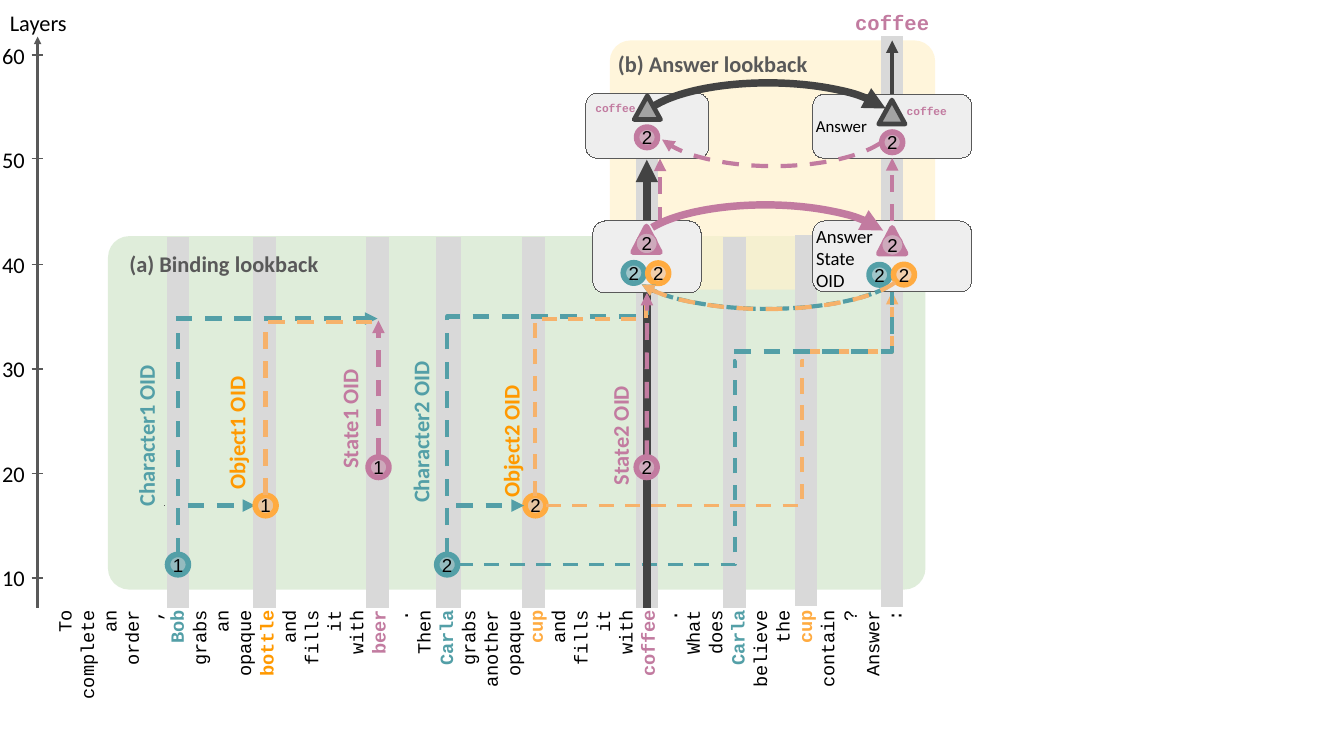
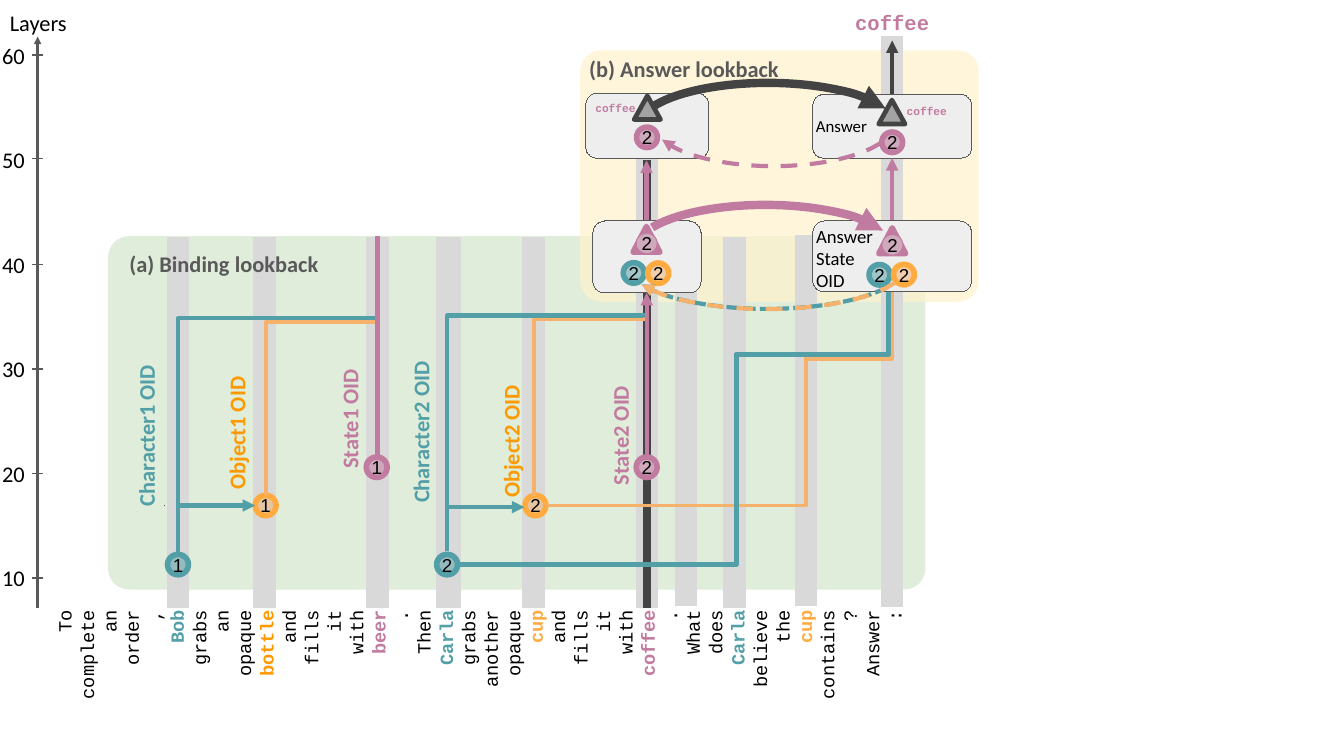
Before and after one commit to umango101/belief_tracking, a slide deck: slide 1 of plots/causal_model/High Level Causal Model.pptx (slide 4 before the commit). Drawn at 1344x756 pixels with LibreOffice and Linux fonts; fonts in the diff are those of the drawing. Boxes give left, top, right and bottom in pixels: in the first picture for what was removed or moved away, otherwise in the second. Text is boxed around its words. In the diff, an @@ line names an element or a change of style, - is before the commit and + after.

```diff
--- a/plots/causal_model/High Level Causal Model.pptx
+++ b/plots/causal_model/High Level Causal Model.pptx
@@ rounded rectangle: place and size @@
-rounded rectangle at <box>610,40,935,289</box>
+rounded rectangle at <box>581,51,978,302</box>
@@ text "(b) Answer lookback": place and size @@
-text "(b) Answer lookback" at <box>618,55,807,75</box>
+text "(b) Answer lookback" at <box>589,60,778,83</box>
@@ arc (boxed as its full ellipse) at <box>639,83,898,171</box>: outline #434343 4 pt to #434343 4.5 pt @@
@@ arrow (646, 607) - (646, 160): arrow to line; stroke #434343 4 pt to #434343 4.5 pt @@
@@ arrow moved from (660, 253) - (660, 159) to (646, 254) - (646, 160) @@
@@ arrow (646, 254) - (646, 160): stroke #C27BA0 2.25 pt dashed to #C27BA0 2.25 pt @@
@@ arrow (892, 220) - (892, 159): stroke #C27BA0 2.25 pt dashed to #C27BA0 2.25 pt @@
@@ arc (boxed as its full ellipse) at <box>636,205,896,294</box>: outline #C27BA0 4 pt to #C27BA0 4.5 pt @@
@@ arrow moved from (379, 454) - (379, 320) to (378, 454) - (378, 237) @@
@@ arrow (378, 454) - (378, 237): arrow to line; stroke #C27BA0 2.25 pt dashed to #C27BA0 2.25 pt @@
@@ line added from (685, 606) to (685, 235), #D9D9D9 12 pt @@
@@ arrow (646, 457) - (646, 293): stroke #C27BA0 2.25 pt dashed to #C27BA0 2.25 pt @@
@@ elbow line moved from (734, 352) - (892, 292) to (735, 355) - (888, 292) @@
@@ elbow line (735, 355) - (888, 292): stroke #539FA7 2.25 pt dashed to #539FA7 2.25 pt @@
@@ elbow arrow moved from (804, 352) - (892, 292) to (805, 359) - (891, 290) @@
@@ elbow arrow (805, 359) - (891, 290): elbow arrow to elbow line; stroke #F6B26B 2.25 pt dashed to #F6B26B 2.25 pt @@
@@ elbow arrow moved from (177, 554) - (255, 505) to (177, 554) - (374, 316) @@
@@ elbow arrow (177, 554) - (374, 316): elbow arrow to elbow line; stroke #539FA7 2.25 pt dashed to #539FA7 2.25 pt @@
@@ line removed from (177, 554) to (177, 319) @@
@@ arrow removed from (265, 319) to (378, 319) @@
@@ elbow line (266, 496) - (378, 320): stroke #F6B26B 2.25 pt dashed to #F6B26B 2.25 pt; route changed @@
@@ elbow line moved from (448, 554) - (646, 302) to (448, 551) - (642, 313) @@
@@ elbow line (448, 551) - (642, 313): stroke #539FA7 2.25 pt dashed to #539FA7 2.25 pt @@
@@ elbow line moved from (535, 496) - (646, 302) to (534, 496) - (644, 317) @@
@@ elbow line (534, 496) - (644, 317): stroke #F6B26B 2 pt dashed to #F6B26B 2.25 pt @@
@@ elbow line moved from (457, 564) - (735, 360) to (457, 564) - (734, 356) @@
@@ elbow line (457, 564) - (734, 356): stroke #539FA7 2 pt dashed to #539FA7 2.25 pt @@
@@ elbow line (546, 505) - (806, 359): stroke #F6B26B 2 pt dashed to #F6B26B 2 pt; route changed @@
@@ line moved from (176, 319) - (266, 319) to (176, 505) - (255, 505) @@
@@ line (176, 505) - (255, 505): line to arrow; stroke #539FA7 2.25 pt dashed to #539FA7 2.25 pt @@
@@ arrow added from (445, 507) to (524, 507), #539FA7 2.25 pt @@
@@ elbow arrow removed from (446, 554) to (524, 505) @@
@@ text at <box>819,618,840,697</box>: text changed @@
-contain
+contains
```
Also in this commit, not shown: 2 other slides changed, 3 slides added.
